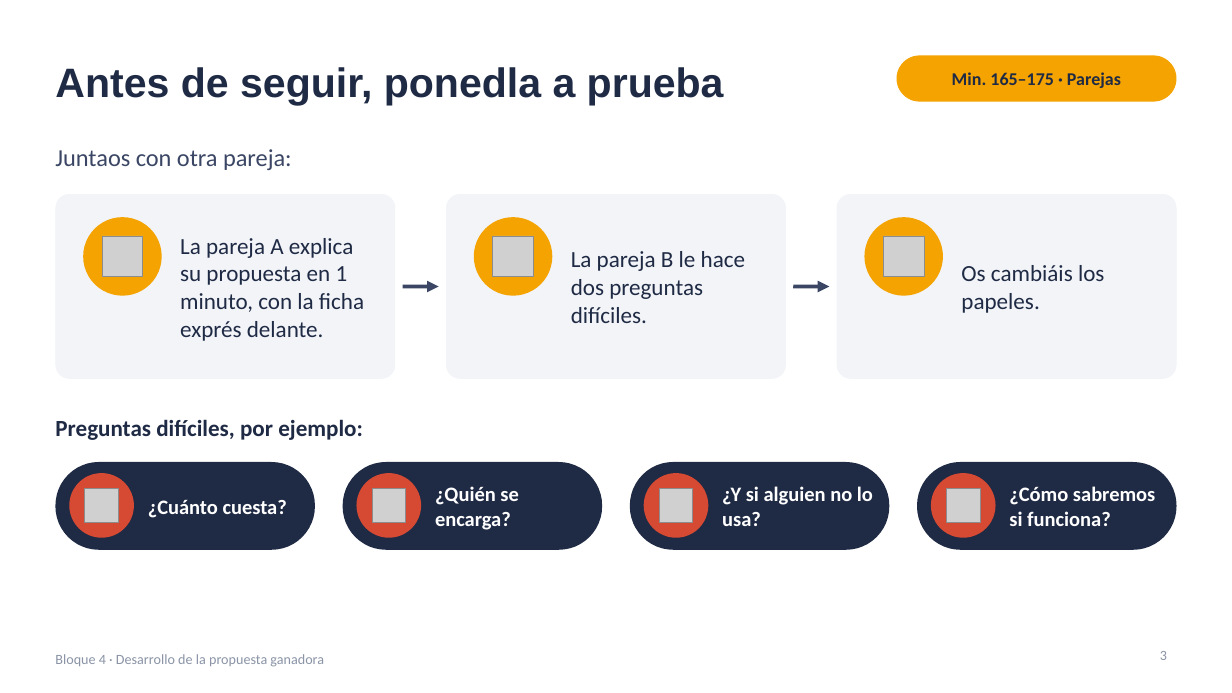
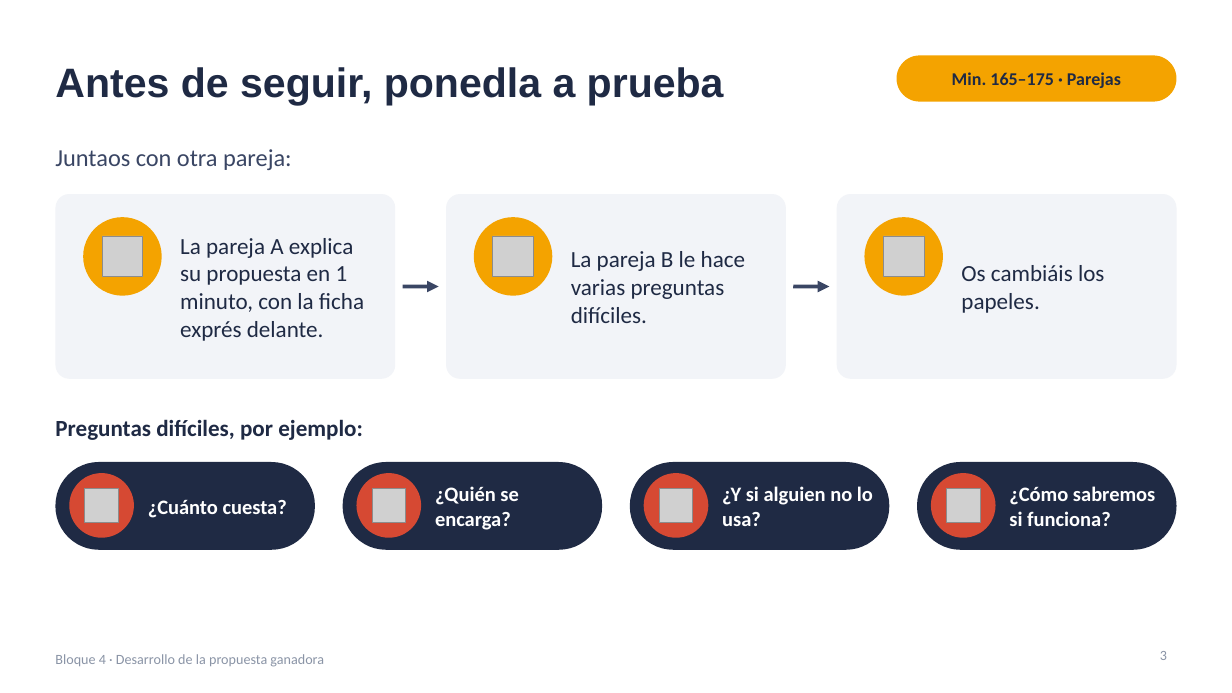
Before and after one commit to jjnieto/creatividad-ofimatica-ia, a slide deck: slide 3 of diapositivas/bloque4.pptx. Drawn at 1232x693 pixels with LibreOffice and Linux fonts; fonts in the diff are those of the drawing; grey boxes stand for pictures. Boxes give left, top, right and bottom in pixels: in the first picture for what was removed or moved away, otherwise in the second. Text is boxed around its words. In the diff, an @@ line names an element or a change of style, - is before the commit and + after.

```diff
--- a/diapositivas/bloque4.pptx
+++ b/diapositivas/bloque4.pptx
@@ text at box(571, 251, 745, 323): text changed @@
-La pareja B le hace dos preguntas difíciles.
+La pareja B le hace varias preguntas difíciles.
```
Also in this commit, not shown: 1 other slide changed, 1 other file.
